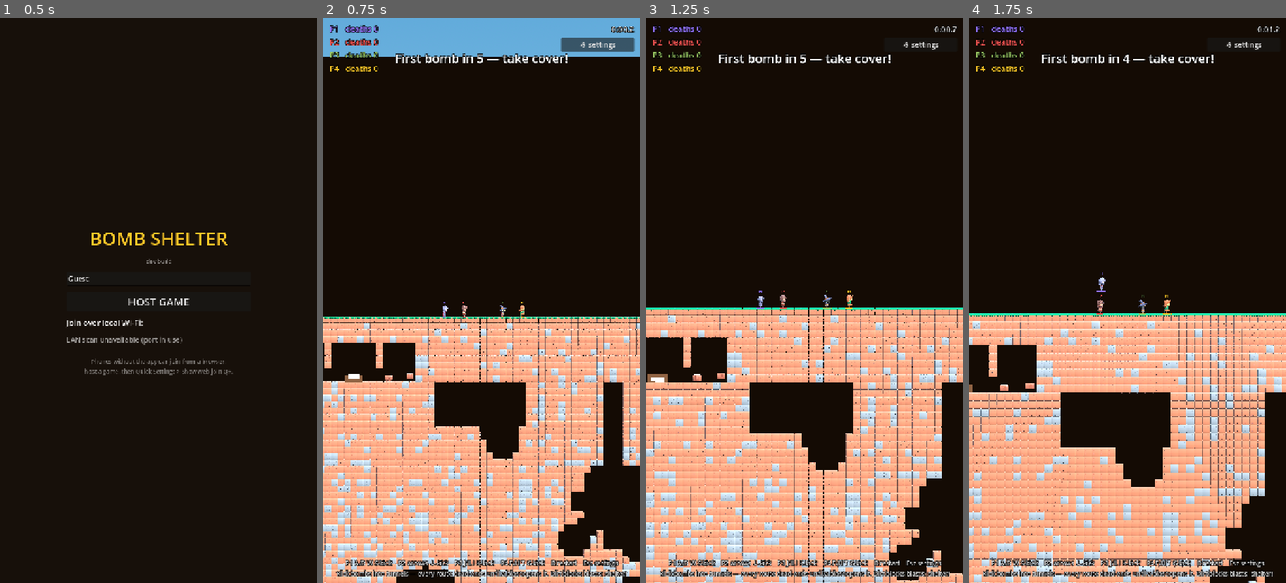
Above: before the commit, frames 1-4 (left to right).
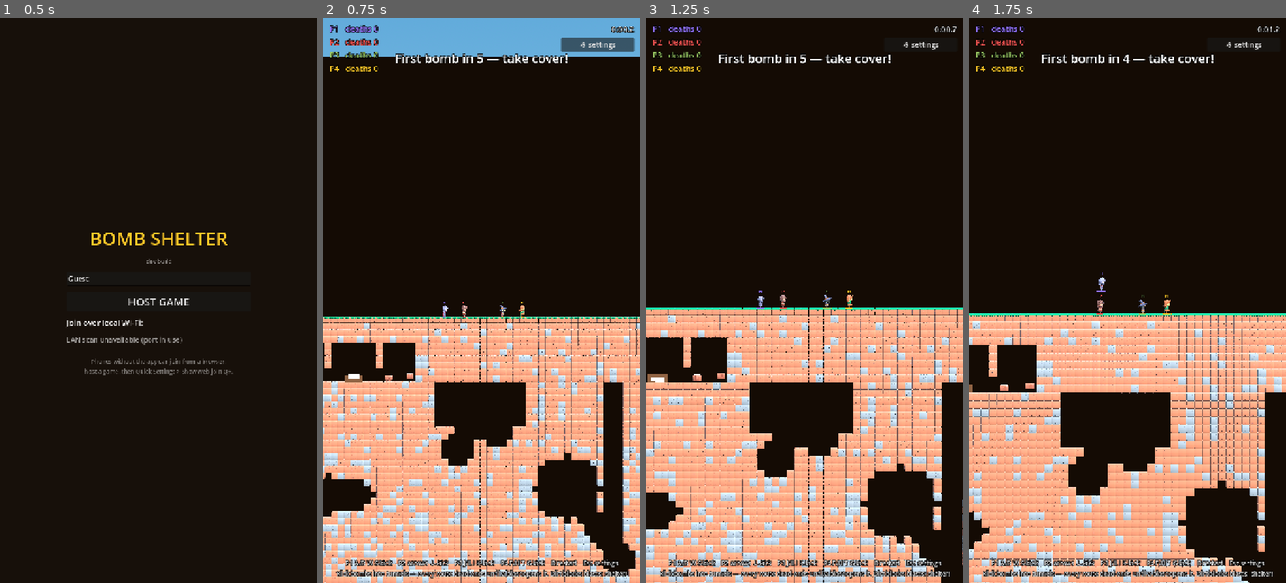
Above: after the commit, the same moments.

Repository: uchy4/dummy
Game: Godot game, scene res://scenes/menu.tscn
Same seed, same stepped clock (60 frames per second), same inputs: the game is played once before the commit and once after it.
Inputs (mouse positions are in pixels of both pictures, inside the frame that each line leads up to):
- Up to frame 1 (0.5 s): no input
- Up to frame 2 (0.75 s): click "HOST GAME" at 0.5 s
- Up to frame 3 (1.25 s): no input
- Up to frame 4 (1.75 s): tap Enter (ui_accept) at 1.25 s; move the mouse to (1197, 272) at 1.27 s; hold D (p1_right) from 1.28 s (still down); hold S (p1_kick) from 1.28 s (still down); click (1197, 272) at 1.42 s; tap W (p1_jump) at 1.52 s

Frame 1 is identical in both runs. In frame 2, 5.5% of the frame differs, in the area x 0-100%, y 72-100%; in frame 3, 4.6%; in frame 4, 4.2%.

Commit message:
Fluid water simulation + cozy room decor + brown cave backdrop
Water is a real fluid now:
- Cellular flow at 10Hz on the host grid: water falls into empty cells,
  slides off ledges diagonally, and stacked water spreads sideways until
  it levels out — then it sits still and costs zero bandwidth. It can
  never float above a hole: blast the bottom of a pool and it pours down.
- Flow deltas broadcast as compact [from,to] index pairs; LAN clients and
  the web view replay them so every screen shows identical water.
- The water tile is droplet-speckled and translucent — settling reads as
  particles pouring.

Room decor (RoomDecor layer, drawn behind everything):
- Stairs: timber plank cladding. Kitchen: warm striped wallpaper, shelf
  with jam/pickle jars and plates, a two-door cupboard, a hanging pan,
  wooden wainscot. Bedroom: dusty-blue dotted wallpaper, framed landscape
  painting (hills + sun), book shelf, a red rug. Bathroom: aqua ceramic
  tile grid, mirror with a glint, towel on a hook. Pens: warm earth wall,
  support beams, scattered straw.
- Caves get a warm dark-brown backdrop instead of near-black, native and
  web; web also tints the bunker rooms to match their wallpaper.

Co-Authored-By: Claude Opus 4.8 <noreply@anthropic.com>
Claude-Session: https://claude.ai/code/session_01QSJudmCHT44WHN37u3ZpBk

Diff:
--- a/bomb-shelter/scripts/bunker_props.gd
+++ b/bomb-shelter/scripts/bunker_props.gd
@@ -41,6 +41,12 @@
 	if terrain == null or terrain.bunker_rooms.is_empty():
 		return
 
+	# Painted room backgrounds (wallpaper, paintings, shelves, bathroom
+	# tile) rendered behind terrain, furniture, and players.
+	var decor := RoomDecor.new()
+	decor.terrain = terrain
+	add_child(decor)
+
 	_build_outhouse()
 
 	if terrain.bunker_rooms.has("kitchen"):
--- a/bomb-shelter/scripts/client_main.gd
+++ b/bomb-shelter/scripts/client_main.gd
@@ -169,6 +169,8 @@
 			my_index = int(m.get("i", -1))
 		"s":
 			_apply_snapshot(m)
+		"w":
+			terrain.apply_water_moves(m.get("m", []))
 		"carve":
 			var pos := Vector2(float(m.get("x", 0)), float(m.get("y", 0)))
 			var r := float(m.get("r", 60))
--- a/bomb-shelter/scripts/main.gd
+++ b/bomb-shelter/scripts/main.gd
@@ -70,6 +70,8 @@
 	terrain.name = "Terrain"
 	world.add_child(terrain)  # generates in _ready
 	terrain.carved.connect(_on_carved)
+	terrain.water_moved.connect(func(moves: Array) -> void:
+		NetHub.broadcast({"t": "w", "m": moves}))
 	# Fresh match, fresh map: every web viewer needs the new terrain.
 	for id in NetHub.clients:
 		if NetHub.clients[id].joined:
@@ -220,7 +222,7 @@
 	world.add_child(sky)
 
 	var cave := ColorRect.new()
-	cave.color = Color("17100a")
+	cave.color = Color("2b1a0c")  # warm dark brown, not black
 	cave.position = Vector2(wr.position.x, terrain.surface_y())
 	cave.size = Vector2(wr.size.x, wr.size.y - terrain.surface_y())
 	cave.z_index = -15
--- a/bomb-shelter/scripts/net_hub.gd
+++ b/bomb-shelter/scripts/net_hub.gd
@@ -192,6 +192,10 @@
    sp=sc;tp=tc;sc=m;tc=performance.now();reconcile();syncBombs(m);}
   else if(m.t==="carve"){carve(m.x,m.y,m.r);flashes.push({x:m.x,y:m.y,r:m.r,t:performance.now()});
    boom(Math.min(0.55,0.2+m.r/240));}
+  else if(m.t==="w"){if(grid&&octx)for(var i=0;i<m.m.length;i++){var f=m.m[i][0],t2=m.m[i][1];
+   if(f>=0&&f<grid.length){grid[f]=0;octx.clearRect(f%W,(f/W)|0,1,1);}
+   if(t2>=0&&t2<grid.length){grid[t2]=4;
+    octx.fillStyle=(Math.random()<0.3)?CELL2[4]:CELL[4];octx.fillRect(t2%W,(t2/W)|0,1,1);}}}
   else if(m.t==="init"){W=m.w;H=m.h;TS=m.ts;SURF=m.surf;FIN=m.fin;
    grid=new Uint8Array(m.grid.length);
    for(var i=0;i<m.grid.length;i++)grid[i]=m.grid.charCodeAt(i)-48;
@@ -481,7 +485,12 @@
  cam.y=Math.max(vh/2-350,Math.min(H*TS-vh/2,cam.y));
  ctx.save();ctx.translate(cw/2,ch/2);ctx.scale(zoom,zoom);ctx.translate(-cam.x,-cam.y);
  ctx.imageSmoothingEnabled=false;
- ctx.fillStyle="#17100a";ctx.fillRect(0,SURF*TS,W*TS,(H-SURF)*TS);
+ ctx.fillStyle="#2b1a0c";ctx.fillRect(0,SURF*TS,W*TS,(H-SURF)*TS);
+ // Bunker room wallpaper tints (fixed layout, mirrors RoomDecor).
+ var RBG=[[10,24,9,6,"#54381f"],[19,24,7,6,"#e4d3ac"],[27,24,7,6,"#aebccd"],
+  [35,24,5,6,"#dcebec"],[3,31,8,6,"#3d2914"],[12,31,8,6,"#3d2914"]];
+ for(var i=0;i<RBG.length;i++){var q=RBG[i];
+  ctx.fillStyle=q[4];ctx.fillRect(q[0]*TS,q[1]*TS,q[2]*TS,q[3]*TS);}
  ctx.drawImage(off,0,0,W,H,0,0,W*TS,H*TS);
  if(grassCells)for(var gi=0;gi<grassCells.length;gi++){var idx=grassCells[gi];
   if(grid[idx]!==3)continue;var gx=(idx%W)*TS,gy=((idx/W)|0)*TS;
--- /dev/null
+++ b/bomb-shelter/scripts/room_decor.gd
@@ -0,0 +1,171 @@
+class_name RoomDecor
+extends Node2D
+## Cozy painted backgrounds for the bunker rooms — wallpaper, paintings,
+## shelves, cupboards, bathroom tile, straw in the pens — so the rooms read
+## as lived-in spaces instead of black holes. Pure backdrop: drawn beneath
+## terrain, furniture, and players (z_index -5), no collision.
+
+const TILE := 16
+
+var terrain: Terrain
+
+var _straw: Array[Rect2] = []  # precomputed so it doesn't flicker
+
+
+func _ready() -> void:
+	z_index = -5
+	if terrain == null or terrain.bunker_rooms.is_empty():
+		return
+	var rng := RandomNumberGenerator.new()
+	rng.seed = 7  # deterministic scatter
+	for pen_name: String in ["chicken_pen", "pig_pen"]:
+		if not terrain.bunker_rooms.has(pen_name):
+			continue
+		var r := _px(terrain.bunker_rooms[pen_name])
+		for i in 14:
+			_straw.append(Rect2(
+				r.position.x + rng.randf() * (r.size.x - 8.0),
+				r.end.y - 5.0 - rng.randf() * 6.0,
+				rng.randf_range(4.0, 8.0), 1.5))
+	queue_redraw()
+
+
+func _px(cells: Rect2i) -> Rect2:
+	return Rect2(cells.position.x * TILE, cells.position.y * TILE,
+		cells.size.x * TILE, cells.size.y * TILE)
+
+
+func _draw() -> void:
+	if terrain == null or terrain.bunker_rooms.is_empty():
+		return
+	var rooms: Dictionary = terrain.bunker_rooms
+	if rooms.has("stairs"):
+		_draw_planks(_px(rooms["stairs"]))
+	if rooms.has("kitchen"):
+		_draw_kitchen(_px(rooms["kitchen"]))
+	if rooms.has("bedroom"):
+		_draw_bedroom(_px(rooms["bedroom"]))
+	if rooms.has("bathroom"):
+		_draw_bathroom(_px(rooms["bathroom"]))
+	if rooms.has("chicken_pen"):
+		_draw_pen(_px(rooms["chicken_pen"]))
+	if rooms.has("pig_pen"):
+		_draw_pen(_px(rooms["pig_pen"]))
+	for s in _straw:
+		draw_rect(s, Color(0.85, 0.72, 0.35))
+
+
+# --- room painters -----------------------------------------------------------
+
+## Rough timber cladding for the stair landing.
+func _draw_planks(r: Rect2) -> void:
+	draw_rect(r, Color("54381f"))
+	var x := r.position.x
+	while x < r.end.x:
+		draw_line(Vector2(x, r.position.y), Vector2(x, r.end.y), Color("46301b"), 1.5)
+		x += 11.0
+	draw_rect(Rect2(r.position.x, r.position.y, r.size.x, 3.0), Color("3c2917"))
+
+
+func _draw_kitchen(r: Rect2) -> void:
+	# Warm striped wallpaper.
+	draw_rect(r, Color("e4d3ac"))
+	var x := r.position.x + 4.0
+	while x < r.end.x:
+		draw_rect(Rect2(x, r.position.y, 3.0, r.size.y), Color("d8c298"))
+		x += 10.0
+	_wainscot(r, Color("8a5a2b"))
+	# Shelf with jars and plates.
+	var sy := r.position.y + 22.0
+	var sx := r.position.x + 10.0
+	draw_rect(Rect2(sx, sy, 44.0, 3.0), Color("6d4423"))
+	draw_rect(Rect2(sx + 3, sy - 9, 6, 9), Color("b0483a"))     # jam jar
+	draw_rect(Rect2(sx + 3, sy - 11, 6, 2.5), Color("caa64a"))  # lid
+	draw_rect(Rect2(sx + 12, sy - 8, 6, 8), Color("5f8f4e"))    # pickle jar
+	draw_rect(Rect2(sx + 12, sy - 10, 6, 2.5), Color("caa64a"))
+	draw_circle(Vector2(sx + 28, sy - 4), 4.5, Color("f2ede2")) # plates
+	draw_circle(Vector2(sx + 36, sy - 4), 4.5, Color("e7e0d2"))
+	# Cupboard.
+	var cx := r.end.x - 30.0
+	var cy := r.position.y + 12.0
+	draw_rect(Rect2(cx - 1, cy - 1, 24, 30), Color("4a3118"))
+	draw_rect(Rect2(cx, cy, 22, 28), Color("7c5128"))
+	draw_line(Vector2(cx + 11, cy + 1), Vector2(cx + 11, cy + 27), Color("4a3118"), 1.5)
+	draw_circle(Vector2(cx + 8, cy + 14), 1.4, Color("d8c298"))
+	draw_circle(Vector2(cx + 14, cy + 14), 1.4, Color("d8c298"))
+	# Hanging pan.
+	draw_line(Vector2(sx + 54, r.position.y + 6), Vector2(sx + 54, r.position.y + 12),
+		Color("3c2917"), 1.5)
+	draw_circle(Vector2(sx + 54, r.position.y + 17), 5.0, Color("3a3a40"))
+	draw_circle(Vector2(sx + 54, r.position.y + 16), 3.4, Color("55555e"))
+
+
+func _draw_bedroom(r: Rect2) -> void:
+	# Dusty blue wallpaper with a dot grid.
+	draw_rect(r, Color("aebccd"))
+	var y := r.position.y + 6.0
+	while y < r.end.y - 8.0:
+		var x2 := r.position.x + 6.0
+		while x2 < r.end.x:
+			draw_circle(Vector2(x2, y), 1.2, Color("9aabbf"))
+			x2 += 12.0
+		y += 12.0
+	_wainscot(r, Color("6d5540"))
+	# Framed landscape painting: hills and a sun.
+	var px := r.position.x + 14.0
+	var py := r.position.y + 12.0
+	draw_rect(Rect2(px - 2, py - 2, 32, 24), Color("5a3d22"))
+	draw_rect(Rect2(px, py, 28, 20), Color("bfe0f2"))
+	draw_circle(Vector2(px + 21, py + 6), 3.5, Color("ffd54f"))
+	draw_circle(Vector2(px + 8, py + 20), 9.0, Color("7cb56b"))
+	draw_circle(Vector2(px + 21, py + 21), 10.0, Color("639a54"))
+	# Book shelf.
+	var sx := r.end.x - 46.0
+	var sy := r.position.y + 30.0
+	draw_rect(Rect2(sx, sy, 36.0, 3.0), Color("6d4423"))
+	var spines: Array[Color] = [Color("b0483a"), Color("3f6fae"), Color("5f8f4e"),
+		Color("caa64a"), Color("7a4b8f")]
+	for i in spines.size():
+		draw_rect(Rect2(sx + 3 + i * 6, sy - 10, 5, 10), spines[i])
+	# Rug on the floor.
+	draw_rect(Rect2(r.position.x + 20, r.end.y - 4, r.size.x - 52, 4), Color("a04b40"))
+	draw_rect(Rect2(r.position.x + 24, r.end.y - 4, r.size.x - 60, 4), Color("c76b58"))
+
+
+func _draw_bathroom(r: Rect2) -> void:
+	# Aqua ceramic tile.
+	draw_rect(r, Color("dcebec"))
+	var x := r.position.x
+	while x <= r.end.x:
+		draw_line(Vector2(x, r.position.y), Vector2(x, r.end.y), Color("b8d2d4"), 1.0)
+		x += 8.0
+	var y := r.position.y
+	while y <= r.end.y:
+		draw_line(Vector2(r.position.x, y), Vector2(r.end.x, y), Color("b8d2d4"), 1.0)
+		y += 8.0
+	# Mirror.
+	var mx := r.position.x + 12.0
+	var my := r.position.y + 10.0
+	draw_rect(Rect2(mx - 1.5, my - 1.5, 15, 19), Color("8a8f96"))
+	draw_rect(Rect2(mx, my, 12, 16), Color("cfe6f5"))
+	draw_line(Vector2(mx + 2, my + 12), Vector2(mx + 9, my + 3), Color("eef7fd"), 1.5)
+	# Towel on a hook.
+	var tx := r.end.x - 18.0
+	draw_circle(Vector2(tx + 3, r.position.y + 12), 1.5, Color("6d4423"))
+	draw_rect(Rect2(tx, r.position.y + 13, 7, 14), Color("c25b50"))
+	draw_rect(Rect2(tx, r.position.y + 18, 7, 2), Color("a84a41"))
+
+
+## Pens: warm dark-earth back wall with a support beam.
+func _draw_pen(r: Rect2) -> void:
+	draw_rect(r, Color("3c281545"))
+	draw_rect(r, Color("38251360"))
+	draw_rect(Rect2(r.position.x, r.position.y, r.size.x, 4.0), Color("54381f"))
+	draw_rect(Rect2(r.position.x + r.size.x * 0.5 - 2, r.position.y, 4.0, r.size.y),
+		Color("4a3118"))
+
+
+## Wooden trim along the bottom of a papered wall.
+func _wainscot(r: Rect2, col: Color) -> void:
+	draw_rect(Rect2(r.position.x, r.end.y - 8.0, r.size.x, 8.0), col)
+	draw_rect(Rect2(r.position.x, r.end.y - 8.0, r.size.x, 1.5), col.darkened(0.3))
--- a/bomb-shelter/scripts/terrain.gd
+++ b/bomb-shelter/scripts/terrain.gd
@@ -22,6 +22,13 @@
 ## Emitted for every blast so web clients can mirror the destruction.
 signal carved(world_pos: Vector2, radius: float)
 
+## Emitted each water tick with the cells that flowed: [[from_idx, to_idx]].
+## Clients replay these to keep their grids identical.
+signal water_moved(moves: Array)
+
+const WATER_TICK := 0.1     ## seconds between fluid steps
+const WATER_MAX_MOVES := 600
+
 var rng := RandomNumberGenerator.new()
 var room_count := 0
 var chest_cells: Array[Vector2i] = []  # dead-end pockets where chests may spawn
@@ -34,6 +41,7 @@
 
 var _grid := PackedByteArray()
 var _src_id := 0
+var _water_acc := 0.0
 
 
 ## Client mode: no generation — the grid arrives from the host over the
@@ -74,10 +82,18 @@
 		for x in TILE:
 			var g := Color("4caf50").lerp(Color("2e7d32"), rng.randf() * 0.8)
 			img.set_pixel(Tile.GRASS * TILE + x, y, g)
-	# Water: translucent blue with a lighter ripple line on top.
-	_fill_tile(img, Tile.WATER, Color(0.16, 0.42, 0.78, 0.62), Color(0.2, 0.5, 0.85, 0.62), 0.2)
+	# Water: translucent droplet-speckled blue — reads as particles, and the
+	# cellular flow makes the particles pour and settle.
+	_fill_tile(img, Tile.WATER, Color(0.16, 0.42, 0.78, 0.58), Color(0.13, 0.36, 0.7, 0.58), 0.25)
+	for i in 5:
+		var dx := rng.randi_range(1, TILE - 3)
+		var dy := rng.randi_range(2, TILE - 3)
+		for py in 2:
+			for px in 2:
+				img.set_pixel(Tile.WATER * TILE + dx + px, dy + py,
+					Color(0.5, 0.76, 1.0, 0.66))
 	for x in TILE:
-		img.set_pixel(Tile.WATER * TILE + x, 0, Color(0.55, 0.8, 1.0, 0.8))
+		img.set_pixel(Tile.WATER * TILE + x, 0, Color(0.62, 0.85, 1.0, 0.75))
 
 	var src := TileSetAtlasSource.new()
 	src.texture = ImageTexture.create_from_image(img)
@@ -322,6 +338,85 @@
 	return out.get_string_from_ascii()
 
 
+# ------------------------------------------------------------------ water ---
+
+func _process(delta: float) -> void:
+	if client_mode:
+		return
+	_water_acc += delta
+	if _water_acc >= WATER_TICK:
+		_water_acc = 0.0
+		_tick_water()
+
+
+## Falling-water cellular step: water drops into empty cells, slides off
+## ledges diagonally, and stacked water spreads sideways until it levels
+## out — then it sits perfectly still (and costs no bandwidth).
+func _tick_water() -> void:
+	var moves := []
+	# Bottom-up scan: lower water settles first, columns compact naturally.
+	for idx in range(_grid.size() - W - 1, W, -1):
+		if _grid[idx] != Cell.WATER:
+			continue
+		var x := idx % W
+		var y := idx / W
+		var to := -1
+		if _gget(x, y + 1) == Cell.EMPTY:
+			to = (y + 1) * W + x
+		else:
+			var dl := _gget(x - 1, y + 1) == Cell.EMPTY and _gget(x - 1, y) == Cell.EMPTY
+			var dr := _gget(x + 1, y + 1) == Cell.EMPTY and _gget(x + 1, y) == Cell.EMPTY
+			if dl and dr:
+				if rng.randf() < 0.5:
+					dr = false
+				else:
+					dl = false
+			if dl:
+				to = (y + 1) * W + (x - 1)
+			elif dr:
+				to = (y + 1) * W + (x + 1)
+			elif _gget(x, y + 1) == Cell.WATER:
+				# Stacked: pressure pushes the top layer sideways to level.
+				var l := _gget(x - 1, y) == Cell.EMPTY
+				var r := _gget(x + 1, y) == Cell.EMPTY
+				if l and r:
+					if rng.randf() < 0.5:
+						r = false
+					else:
+						l = false
+				if l:
+					to = y * W + (x - 1)
+				elif r:
+					to = y * W + (x + 1)
+		if to < 0:
+			continue
+		_grid[idx] = Cell.EMPTY
+		_grid[to] = Cell.WATER
+		erase_cell(Vector2i(x, y))
+		set_cell(Vector2i(to % W, to / W), _src_id, Vector2i(Tile.WATER, 0))
+		moves.append([idx, to])
+		if moves.size() >= WATER_MAX_MOVES:
+			break
+	if not moves.is_empty():
+		water_moved.emit(moves)
+
+
+## Client mirror of _tick_water: replay the host's flow verbatim.
+func apply_water_moves(moves: Array) -> void:
+	for mv in moves:
+		var pair: Array = mv
+		if pair.size() < 2:
+			continue
+		var f := int(pair[0])
+		var t := int(pair[1])
+		if f >= 0 and f < _grid.size():
+			_grid[f] = Cell.EMPTY
+			erase_cell(Vector2i(f % W, f / W))
+		if t >= 0 and t < _grid.size():
+			_grid[t] = Cell.WATER
+			set_cell(Vector2i(t % W, t / W), _src_id, Vector2i(Tile.WATER, 0))
+
+
 ## Blow a circular hole (world-space position and radius). Bedrock survives.
 func carve_circle(world_pos: Vector2, radius: float) -> void:
 	carved.emit(world_pos, radius)
